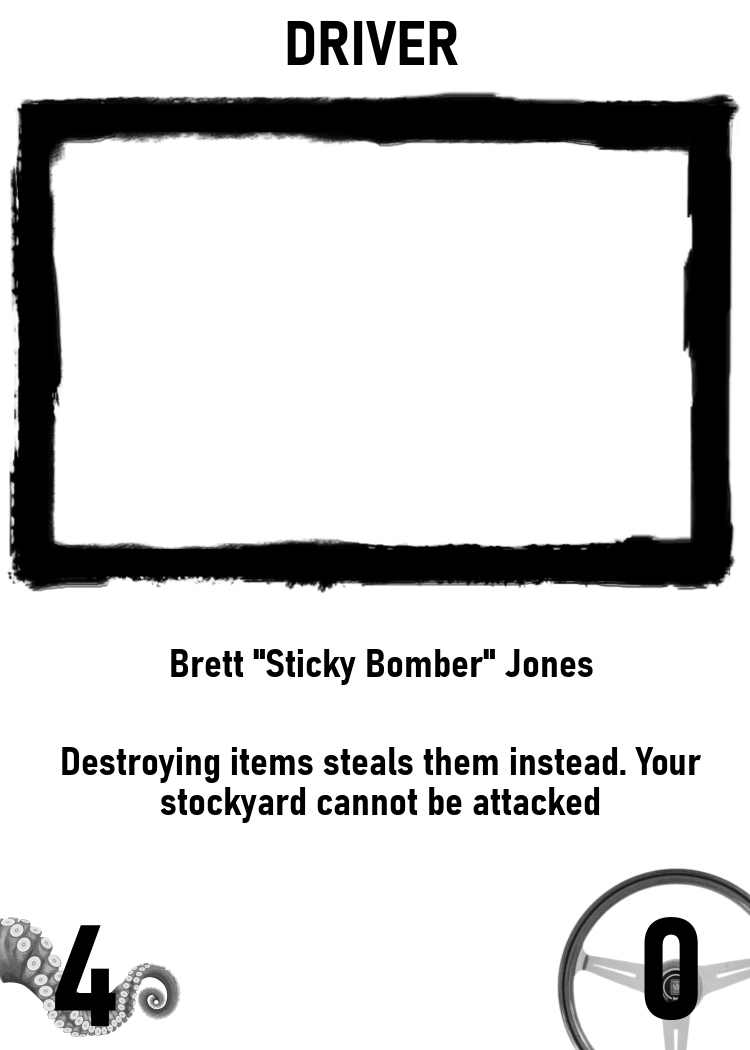
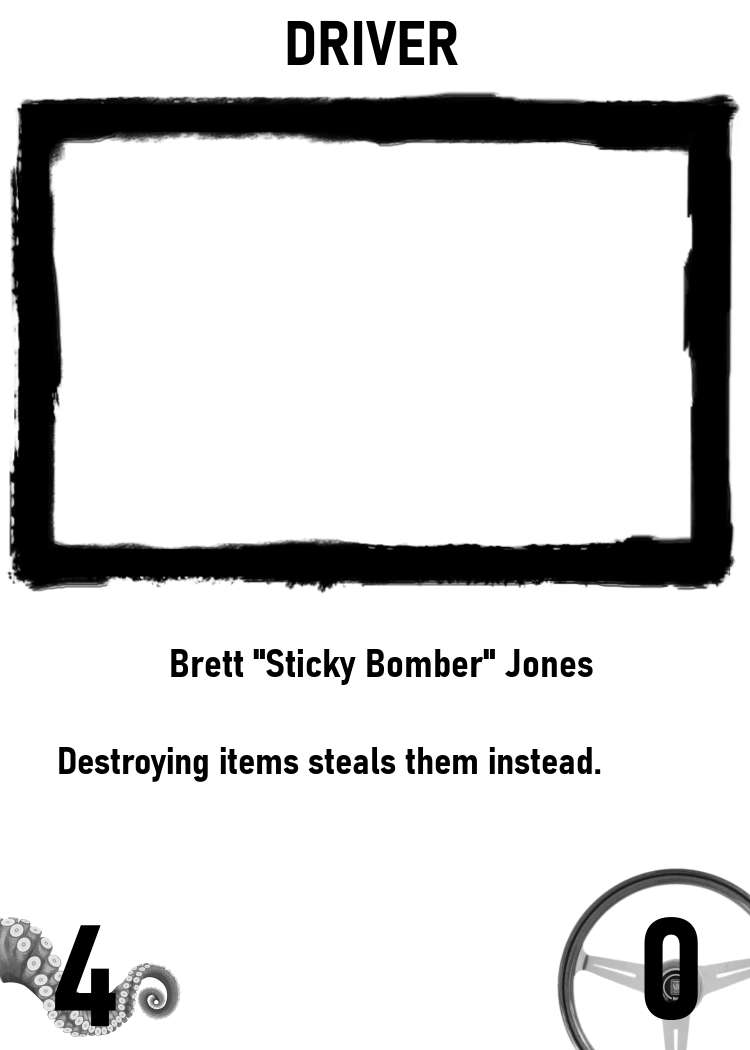
Layers edited between the first and the second 750 × 1050 image:
painted on "Destroying items steals them i..." over (59, 747, 701, 824)
